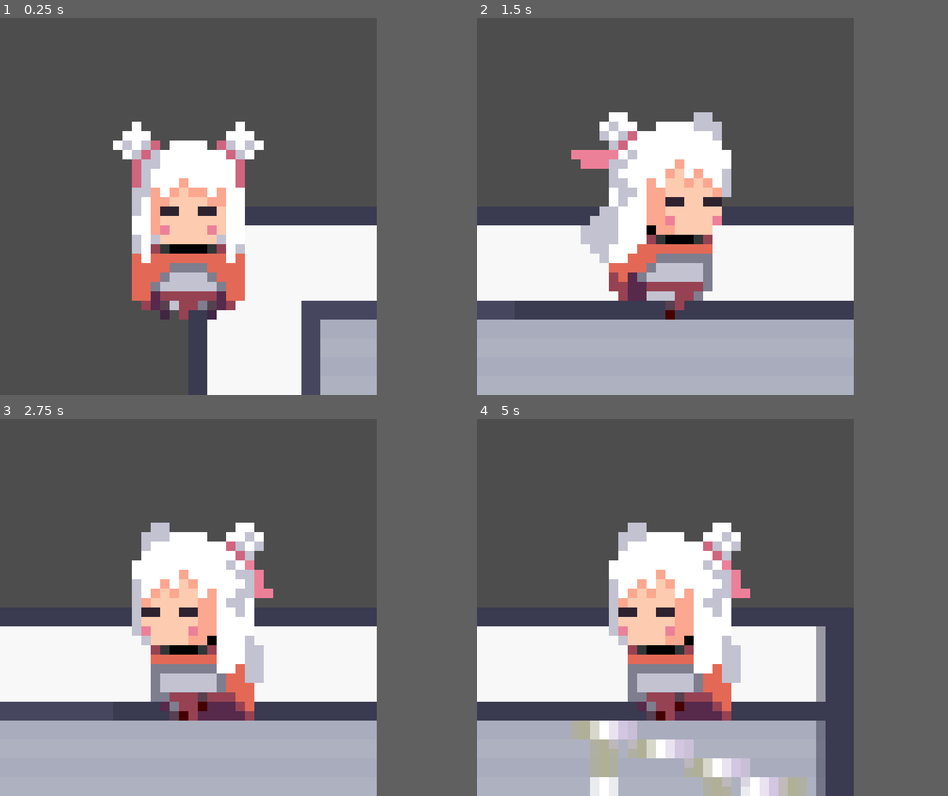
Above: before the commit, frames 1-4 (two rows, left to right).
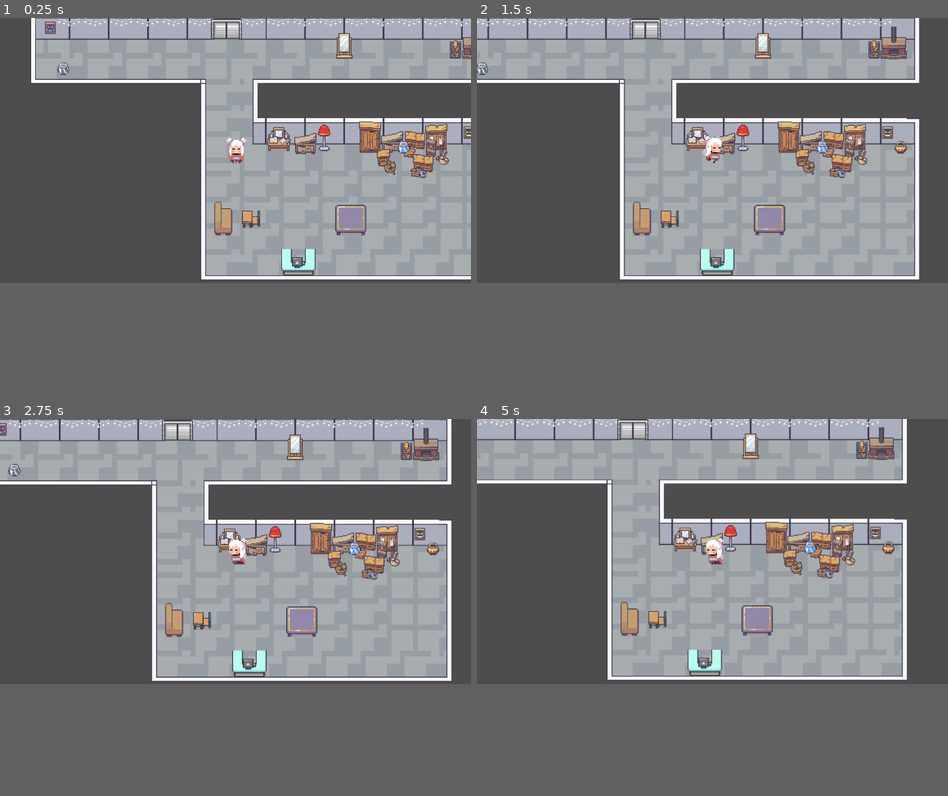
Above: after the commit, the same moments.

Repository: matthewsans/CalgaryHacks
Game: Godot game, scene res://scenes/main.tscn
Same seed, same stepped clock (60 frames per second), same inputs: the game is played once before the commit and once after it.
Inputs:
- Up to frame 1 (0.25 s): no input
- Up to frame 2 (1.5 s): tap Enter (ui_accept) at 0.5, 0.77 s; hold Right (ui_right) from 0.53 s (still down)
- Up to frame 3 (2.75 s): tap Enter (ui_accept) at 1.52 s; release Right (ui_right) at 2.03 s; hold Left (ui_left) from 2.03 s (still down)
- Up to frame 4 (5 s): release Left (ui_left) at 2.78 s; hold Right (ui_right) 2.78-4.28 s; tap Enter (ui_accept) at 3.02, 3.77, 4.52 s; hold Left (ui_left) from 4.28 s (still down)
The window is 640x640 before the commit and 800x450 after it. Grey fills any space a smaller window leaves; there, only what the larger window draws over its background counts as a difference.

The runs differ from the first frame. In frame 1, 56% of the frame differs, in the area x 6-100%, y 0-100%; in frame 2, 57%; in frame 3, 58%; in frame 4, 60%, in the area x 0-92%, y 0-100%.

Commit message:
add in collision

Diff:
--- a/MainChar.gd
+++ b/MainChar.gd
@@ -1,7 +1,7 @@
 extends CharacterBody2D
 @onready var animated_sprite_2d = $AnimatedSprite2D
 
-const SPEED = 50.0
+const SPEED = 150.0
 #const JUMP_VELOCITY = -400.0
 
 # From tutorial: https://kidscancode.org/godot_recipes/3.x/2d/8_direction/index.html
--- a/project.godot
+++ b/project.godot
@@ -18,7 +18,4 @@
 
 [display]
 
-window/size/viewport_width=320
-window/size/viewport_height=320
 window/stretch/mode="viewport"
-window/stretch/scale=8.0
--- a/scenes/background 2.tscn
+++ b/scenes/background 2.tscn
@@ -1397,7 +1397,7 @@
 tile_set = SubResource("TileSet_7bnpn")
 rendering_quadrant_size = 32
 format = 2
-layer_0/tile_data = PackedInt32Array(35, 327681, 2, 65571, 7 …(441 unchanged characters)…  27, 21, 131072, 26, 65557, 131072, 27, 22, 196608, 26, 65558, 262144, 28, 1114113, 851968, 28, 1179649, 851968, 29, 1114114, 917504, 28, 1179650, 917504, 29, 655374, 851968, 28, 720910, 851968, 29, 655375, 917504, 28, 720911, 917504, 29, 983065, 851968, 28, 1048601, 851968, 29, 983066, 917504, 28, 1048602, 917504, 29, 262175, 851968, 28, 327711, 851968, 29, 262176, 917504, 28, 327712, 917504, 29, 327702, 851968, 28, 393238, 851968, 29, 327703, 917504, 28, 393239, 917504, 29, 327682, 851968, 28, 393218, 851968, 29, 327683, 851968, 29, 393219, 917504, 29, 262147, 851968, 28, 262148, 917504, 28, 327684, 917504, 29)
+layer_0/tile_data = PackedInt32Array(35, 327681, 2, 65571, 7 …(441 unchanged characters)…  27, 21, 131072, 26, 65557, 131072, 27, 1114113, 851968, 28, 1179649, 851968, 29, 1114114, 917504, 28, 1179650, 917504, 29, 655374, 851968, 28, 720910, 851968, 29, 655375, 917504, 28, 720911, 917504, 29, 983065, 851968, 28, 1048601, 851968, 29, 983066, 917504, 28, 1048602, 917504, 29, 262175, 851968, 28, 327711, 851968, 29, 262176, 917504, 28, 327712, 917504, 29, 327702, 851968, 28, 393238, 851968, 29, 327703, 917504, 28, 393239, 917504, 29, 327682, 851968, 28, 393218, 851968, 29, 327683, 851968, 29, 393219, 917504, 29, 262147, 851968, 28, 262148, 917504, 28, 327684, 917504, 29, 22, 196608, 26, 65558, 196608, 27)
 
 [node name="objects2" type="TileMap" parent="Floor/Walls/Obects1"]
 tile_set = SubResource("TileSet_7bnpn")
--- a/scenes/main.tscn
+++ b/scenes/main.tscn
@@ -1,8 +1,9 @@
-[gd_scene load_steps=13 format=3 uid="uid://6trj0230dkv4"]
+[gd_scene load_steps=36 format=3 uid="uid://6trj0230dkv4"]
 
 [ext_resource type="Texture2D" uid="uid://bsqbebqviokaw" path="res://assets/Interiors_free/32x32/Room_Builder_free_32x32.png" id="1_gfydm"]
 [ext_resource type="Texture2D" uid="uid://ckvta18g01toj" path="res://assets/Interiors_free/32x32/Interiors_free_32x32.png" id="2_ly36h"]
 [ext_resource type="PackedScene" uid="uid://g2ysyowonc0j" path="res://scenes/main_char.tscn" id="3_boaye"]
+[ext_resource type="Texture2D" uid="uid://40owlxox4fc6" path="res://assets/2D Pixel Dungeon Asset Pack/items and trap_animation/keys/keys_1_1.png" id="3_t72bj"]
 
 [sub_resource type="TileSetAtlasSource" id="TileSetAtlasSource_pbr57"]
 texture = ExtResource("2_ly36h")
@@ -1372,10 +1373,15 @@
 8:20/0 = 0
 9:20/0 = 0
 
+[sub_resource type="TileSetAtlasSource" id="TileSetAtlasSource_17bfd"]
+texture = ExtResource("3_t72bj")
+texture_region_size = Vector2i(32, 32)
+
 [sub_resource type="TileSet" id="TileSet_vyj5c"]
 tile_size = Vector2i(32, 32)
 sources/0 = SubResource("TileSetAtlasSource_pbr57")
 sources/1 = SubResource("TileSetAtlasSource_im4xd")
+sources/2 = SubResource("TileSetAtlasSource_17bfd")
 
 [sub_resource type="TileSetAtlasSource" id="TileSetAtlasSource_i0edo"]
 texture = ExtResource("1_gfydm")
@@ -4123,33 +4129,201 @@
 sources/0 = SubResource("TileSetAtlasSource_akhuk")
 sources/1 = SubResource("TileSetAtlasSource_w1hyw")
 
+[sub_resource type="SegmentShape2D" id="SegmentShape2D_x0650"]
+b = Vector2(1134, -2)
+
+[sub_resource type="RectangleShape2D" id="RectangleShape2D_yms3f"]
+size = Vector2(45.5, 16.5)
+
+[sub_resource type="SegmentShape2D" id="SegmentShape2D_b1342"]
+a = Vector2(-480, 32)
+b = Vector2(-62, 32)
+
+[sub_resource type="SegmentShape2D" id="SegmentShape2D_u08a8"]
+a = Vector2(-761, -54)
+b = Vector2(-761, 83)
+
+[sub_resource type="SegmentShape2D" id="SegmentShape2D_imxip"]
+a = Vector2(-344, 85)
+b = Vector2(-344, 562)
+
+[sub_resource type="SegmentShape2D" id="SegmentShape2D_7rexh"]
+a = Vector2(-343, 565)
+b = Vector2(365, 564)
+
+[sub_resource type="SegmentShape2D" id="SegmentShape2D_6t2cs"]
+a = Vector2(366, 194)
+b = Vector2(369, 563)
+
+[sub_resource type="SegmentShape2D" id="SegmentShape2D_0j6p2"]
+a = Vector2(-225, 201)
+b = Vector2(364, 201)
+
+[sub_resource type="SegmentShape2D" id="SegmentShape2D_n242o"]
+a = Vector2(-223, 85)
+b = Vector2(-223, 199)
+
+[sub_resource type="SegmentShape2D" id="SegmentShape2D_i3ta5"]
+a = Vector2(-224, 86)
+b = Vector2(364, 85)
+
+[sub_resource type="SegmentShape2D" id="SegmentShape2D_3ps57"]
+a = Vector2(367, -56)
+b = Vector2(367, 86)
+
+[sub_resource type="RectangleShape2D" id="RectangleShape2D_firhw"]
+size = Vector2(86, 20)
+
+[sub_resource type="RectangleShape2D" id="RectangleShape2D_w3lgt"]
+size = Vector2(21.5, 24)
+
+[sub_resource type="RectangleShape2D" id="RectangleShape2D_7tjrq"]
+size = Vector2(74, 26)
+
+[sub_resource type="RectangleShape2D" id="RectangleShape2D_eie4h"]
+size = Vector2(42, 15)
+
+[sub_resource type="RectangleShape2D" id="RectangleShape2D_htv5x"]
+size = Vector2(28, 37)
+
+[sub_resource type="RectangleShape2D" id="RectangleShape2D_ynoau"]
+size = Vector2(73, 23)
+
+[sub_resource type="SegmentShape2D" id="SegmentShape2D_pjy83"]
+a = Vector2(-78, 186)
+b = Vector2(-79, 249)
+
+[sub_resource type="SegmentShape2D" id="SegmentShape2D_0ijf4"]
+a = Vector2(-272, 230)
+b = Vector2(-271, 288)
+
+[sub_resource type="SegmentShape2D" id="SegmentShape2D_6bcei"]
+a = Vector2(-147, 546)
+b = Vector2(-82, 547)
+
+[sub_resource type="RectangleShape2D" id="RectangleShape2D_eh4ce"]
+size = Vector2(89, 20)
+
 [node name="Node2D" type="Node2D"]
 
-[node name="TileMap" type="TileMap" parent="."]
+[node name="Floor" type="TileMap" parent="."]
 tile_set = SubResource("TileSet_vyj5c")
 rendering_quadrant_size = 32
 format = 2
 layer_0/tile_data = PackedInt32Array(65536, 720897, 11, 131072, 720897, 12, 65537, 720897, 11, 131073, 720897, 12, 6553 …(8233 unchanged characters)…
 
-[node name="TileMap2" type="TileMap" parent="TileMap"]
+[node name="Walls" type="TileMap" parent="Floor"]
 tile_set = SubResource("TileSet_bkton")
 rendering_quadrant_size = 32
 format = 2
 layer_0/tile_data = PackedInt32Array(0, 0, 17, 65536, 0, 18, 1, 65536, 17, 65537, 65536, 18, 2, 131072, 17, 65538, 1310 …(3416 unchanged characters)…
 
-[node name="TileMap3" type="TileMap" parent="TileMap/TileMap2"]
+[node name="Objects1" type="TileMap" parent="Floor/Walls"]
 tile_set = SubResource("TileSet_rp067")
 rendering_quadrant_size = 32
 format = 2
 layer_0/tile_data = PackedInt32Array(65571, 720897, 2, 589859, 720897, 2, 524323, 327681, 2, 35, 327681, 2, 65536, 8519 …(2553 unchanged characters)…
 
-[node name="TileMap3" type="TileMap" parent="TileMap/TileMap2/TileMap3"]
+[node name="objects2" type="TileMap" parent="Floor/Walls/Objects1"]
 tile_set = SubResource("TileSet_rp067")
 rendering_quadrant_size = 32
 format = 2
-layer_0/tile_data = PackedInt32Array(65571, 720897, 2, 58985 …(1980 unchanged characters)… 7, 393216, 38, 1048593, 393216, 39, 13, 327680, 3, 65549, 327680, 4, 14, 393216, 3, 65550, 393216, 4, 15, 458752, 3, 65551, 458752, 4, 16, 524288, 3, 65552, 524288, 4, 983056, 327680, 38, 1048592, 327680, 39)
+layer_0/tile_data = PackedInt32Array(65571, 720897, 2, 58985 …(1980 unchanged characters)… 7, 393216, 38, 1048593, 393216, 39, 13, 0, 26, 65549, 0, 27, 14, 65536, 26, 65550, 65536, 27, 15, 131072, 26, 65551, 131072, 27, 16, 196608, 26, 65552, 196608, 27, 983056, 327680, 38, 1048592, 327680, 39)
 
 [node name="MainChar" parent="." instance=ExtResource("3_boaye")]
+position = Vector2(504, 330)
+collision_layer = 15
+collision_mask = 15
+up_direction = Vector2(0.019996, 0.9998)
 
 [node name="Camera2D" type="Camera2D" parent="MainChar"]
 texture_filter = 1
+position = Vector2(-2, 5)
+
+[node name="boundaries" type="StaticBody2D" parent="."]
+position = Vector2(772, 76)
+
+[node name="CollisionShape2D3" type="CollisionShape2D" parent="boundaries"]
+position = Vector2(-766, -55)
+shape = SubResource("SegmentShape2D_x0650")
+
+[node name="CollisionShape2D" type="CollisionShape2D" parent="boundaries"]
+position = Vector2(55.25, 225.75)
+shape = SubResource("RectangleShape2D_yms3f")
+
+[node name="CollisionShape2D2" type="CollisionShape2D" parent="boundaries"]
+position = Vector2(-3.5, -17.5)
+shape = SubResource("RectangleShape2D_yms3f")
+
+[node name="CollisionShape2D4" type="CollisionShape2D" parent="boundaries"]
+position = Vector2(-280, 54)
+shape = SubResource("SegmentShape2D_b1342")
+
+[node name="CollisionShape2D5" type="CollisionShape2D" parent="boundaries"]
+shape = SubResource("SegmentShape2D_u08a8")
+
+[node name="CollisionShape2D6" type="CollisionShape2D" parent="boundaries"]
+position = Vector2(0, -1)
+shape = SubResource("SegmentShape2D_imxip")
+
+[node name="CollisionShape2D7" type="CollisionShape2D" parent="boundaries"]
+shape = SubResource("SegmentShape2D_7rexh")
+
+[node name="CollisionShape2D8" type="CollisionShape2D" parent="boundaries"]
+shape = SubResource("SegmentShape2D_6t2cs")
+
+[node name="CollisionShape2D9" type="CollisionShape2D" parent="boundaries"]
+shape = SubResource("SegmentShape2D_0j6p2")
+
+[node name="CollisionShape2D10" type="CollisionShape2D" parent="boundaries"]
+shape = SubResource("SegmentShape2D_n242o")
+
+[node name="CollisionShape2D11" type="CollisionShape2D" parent="boundaries"]
+shape = SubResource("SegmentShape2D_i3ta5")
+
+[node name="CollisionShape2D12" type="CollisionShape2D" parent="boundaries"]
+shape = SubResource("SegmentShape2D_3ps57")
+
+[node name="CollisionShape2D13" type="CollisionShape2D" parent="boundaries"]
+position = Vector2(-80, 203)
+shape = SubResource("RectangleShape2D_firhw")
+
+[node name="CollisionShape2D14" type="CollisionShape2D" parent="boundaries"]
+position = Vector2(92.25, 257)
+shape = SubResource("RectangleShape2D_w3lgt")
+
+[node name="CollisionShape2D15" type="CollisionShape2D" parent="boundaries"]
+position = Vector2(203, 254)
+shape = SubResource("RectangleShape2D_7tjrq")
+
+[node name="CollisionShape2D16" type="CollisionShape2D" parent="boundaries"]
+position = Vector2(190, 275)
+shape = SubResource("RectangleShape2D_eie4h")
+
+[node name="CollisionShape2D17" type="CollisionShape2D" parent="boundaries"]
+position = Vector2(136, 221)
+shape = SubResource("RectangleShape2D_eie4h")
+
+[node name="CollisionShape2D18" type="CollisionShape2D" parent="boundaries"]
+position = Vector2(-328, 404.5)
+shape = SubResource("RectangleShape2D_htv5x")
+
+[node name="CollisionShape2D19" type="CollisionShape2D" parent="boundaries"]
+position = Vector2(10.5, 404.5)
+shape = SubResource("RectangleShape2D_ynoau")
+
+[node name="CollisionShape2D20" type="CollisionShape2D" parent="boundaries"]
+position = Vector2(-73, 316)
+shape = SubResource("SegmentShape2D_pjy83")
+
+[node name="CollisionShape2D21" type="CollisionShape2D" parent="boundaries"]
+position = Vector2(190, 275)
+shape = SubResource("SegmentShape2D_0ijf4")
+
+[node name="CollisionShape2D22" type="CollisionShape2D" parent="boundaries"]
+position = Vector2(-2, -17)
+shape = SubResource("SegmentShape2D_6bcei")
+
+[node name="CollisionShape2D23" type="CollisionShape2D" parent="boundaries"]
+position = Vector2(303.5, -21)
+shape = SubResource("RectangleShape2D_eh4ce")
--- a/scenes/main_char.tscn
+++ b/scenes/main_char.tscn
@@ -327,13 +327,17 @@
 }]
 
 [sub_resource type="CapsuleShape2D" id="CapsuleShape2D_du5ak"]
-radius = 9.0
+radius = 23.0
+height = 82.0
 
 [node name="MainChar" type="CharacterBody2D"]
 script = ExtResource("1_rcskv")
 
 [node name="AnimatedSprite2D" type="AnimatedSprite2D" parent="."]
+light_mask = 7
+visibility_layer = 7
 texture_filter = 1
+scale = Vector2(3, 3)
 sprite_frames = SubResource("SpriteFrames_kw8w6")
 animation = &"IdleU"
 frame_progress = 0.872754
